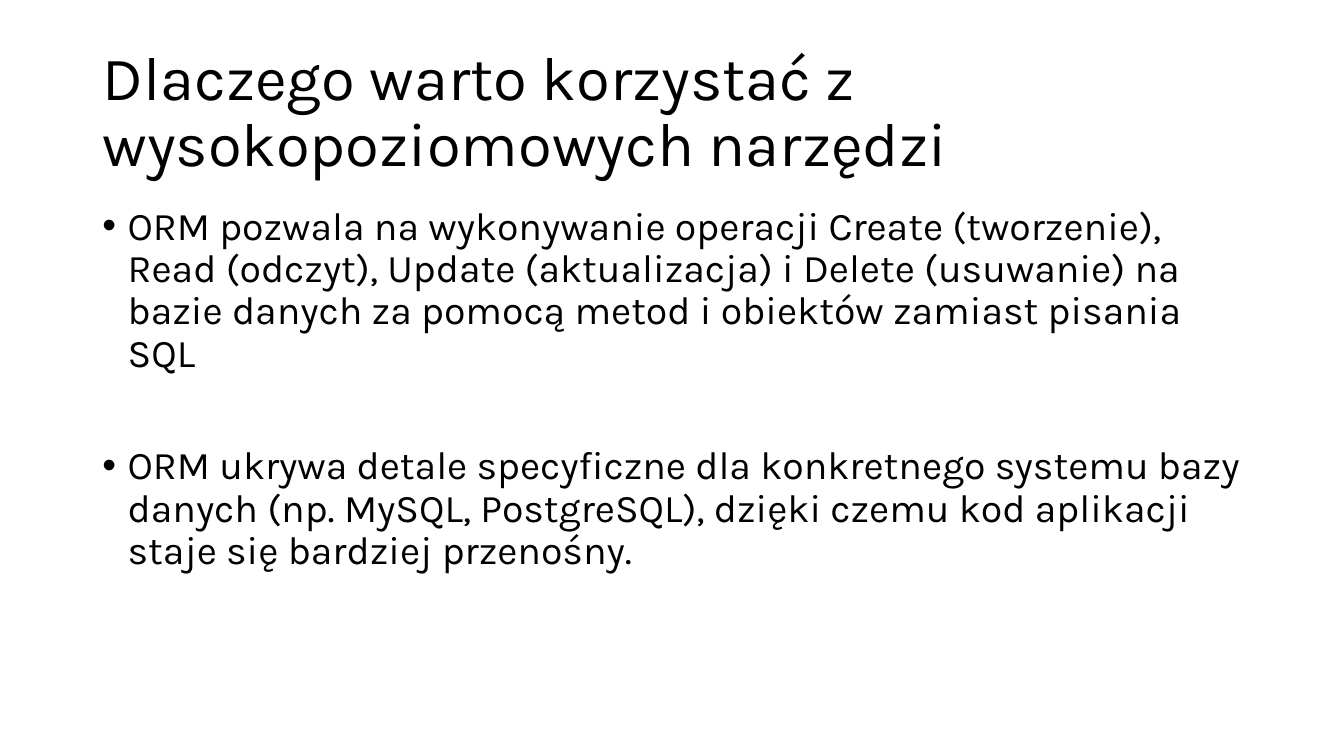
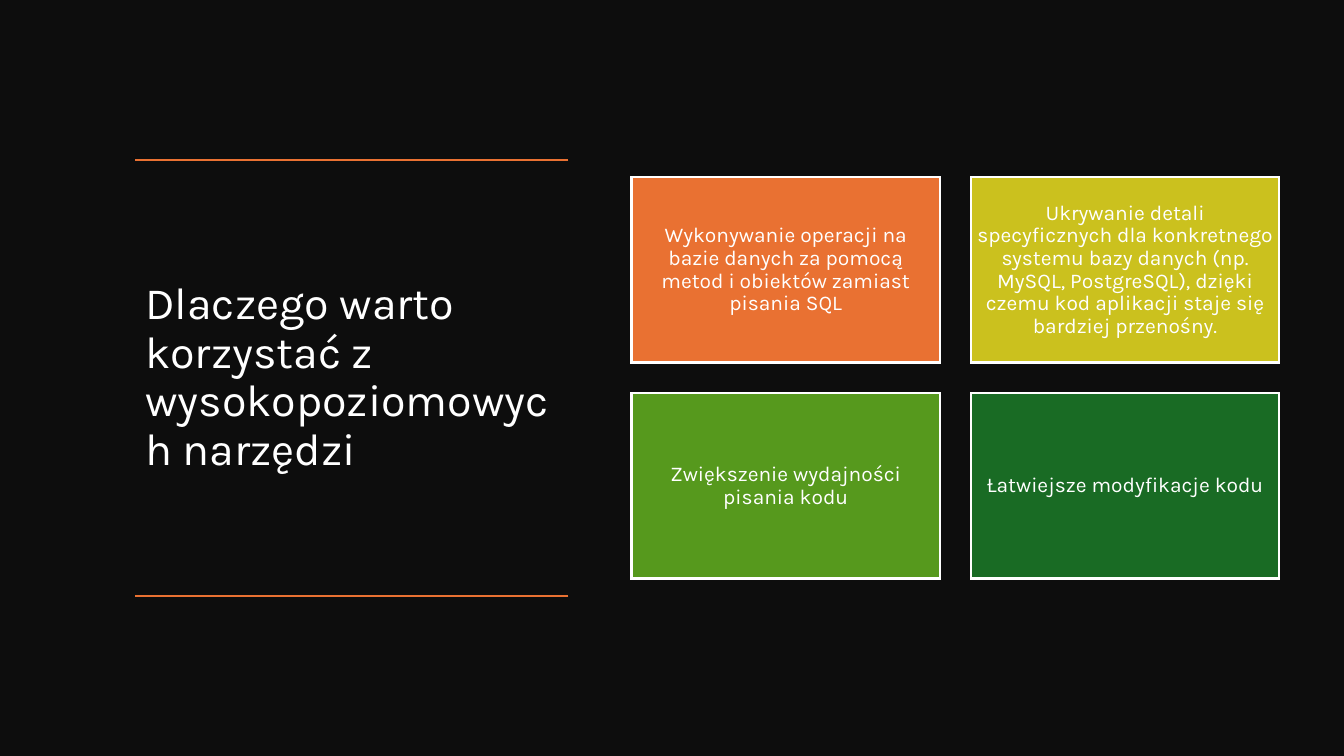
Before and after one commit to Tomusss/prezentacja, a slide deck: slide 3 of Integracja MySQL z Pythonem.pptx (slide 2 before the commit). Drawn at 1344x756 pixels with LibreOffice and Linux fonts; fonts in the diff are those of the drawing. Boxes give left, top, right and bottom in pixels: in the first picture for what was removed or moved away, otherwise in the second. Text is boxed around its words. In the diff, an @@ line names an element or a change of style, - is before the commit and + after.

```diff
--- a/Integracja MySQL z Pythonem.pptx
+++ b/Integracja MySQL z Pythonem.pptx
@@ rectangle added at <box>0,0,1344,756</box>, fill #0D0D0D @@
@@ title "Dlaczego warto korzystać z wysokopoziomowych ...": place and size @@
-title "Dlaczego warto korzystać z wysokopoziomowych ..." at <box>102,53,947,181</box>
+title "Dlaczego warto korzystać z wysokopoziomowych ..." at <box>145,288,455,474</box>
@@ title "Dlaczego warto korzystać z wysokopoziomowych ..." at <box>145,288,455,474</box>: size 44 to 32 pt, text colour #000000 to #FFFFFF @@
@@ line added from (569, 160) to (135, 160), #E97132 1 pt @@
@@ text removed at <box>128,211,1240,574</box> @@
-• ORM pozwala na wykonywanie operacji Create (tworzenie), Read (odczyt), Update (aktualizacja) i Delete (usuwanie) na bazie danych za pomocą metod i obiektów zamiast pisania SQL
-• ORM ukrywa detale specyficzne dla konkretnego systemu bazy danych (np. MySQL, PostgreSQL), dzięki czemu kod aplikacji staje się bardziej przenośny.
@@ group added at <box>632,177,1279,579</box>: 4 rectangles, 4 texts @@
+Wykonywanie operacji na bazie danych za pomocą metod i obiektów zamiast pisania SQL
+Ukrywanie detali specyficznych dla konkretnego systemu bazy danych (np. MySQL, PostgreSQL), dzięki czemu kod aplikacji staje się bardziej przenośny.
+Zwiększenie wydajności pisania kodu
+Łatwiejsze modyfikacje kodu
@@ line added from (569, 596) to (135, 596), #E97132 1 pt @@
```
Also in this commit, not shown: 6 other slides changed, 2 slides added, 2 other files.
